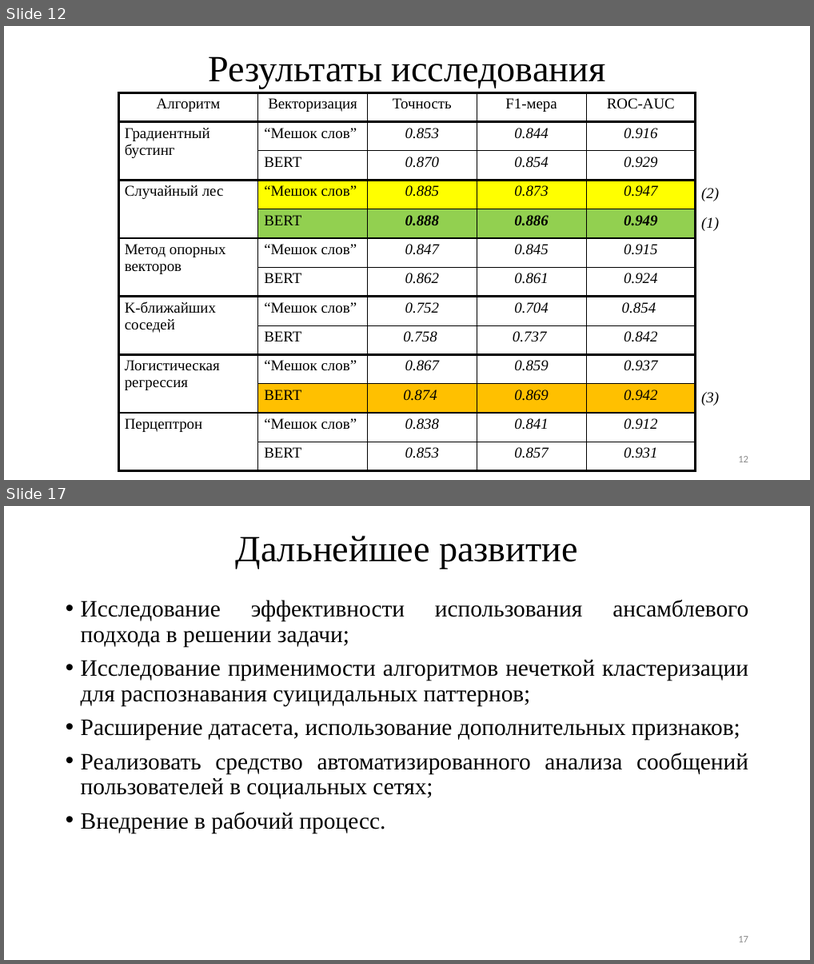
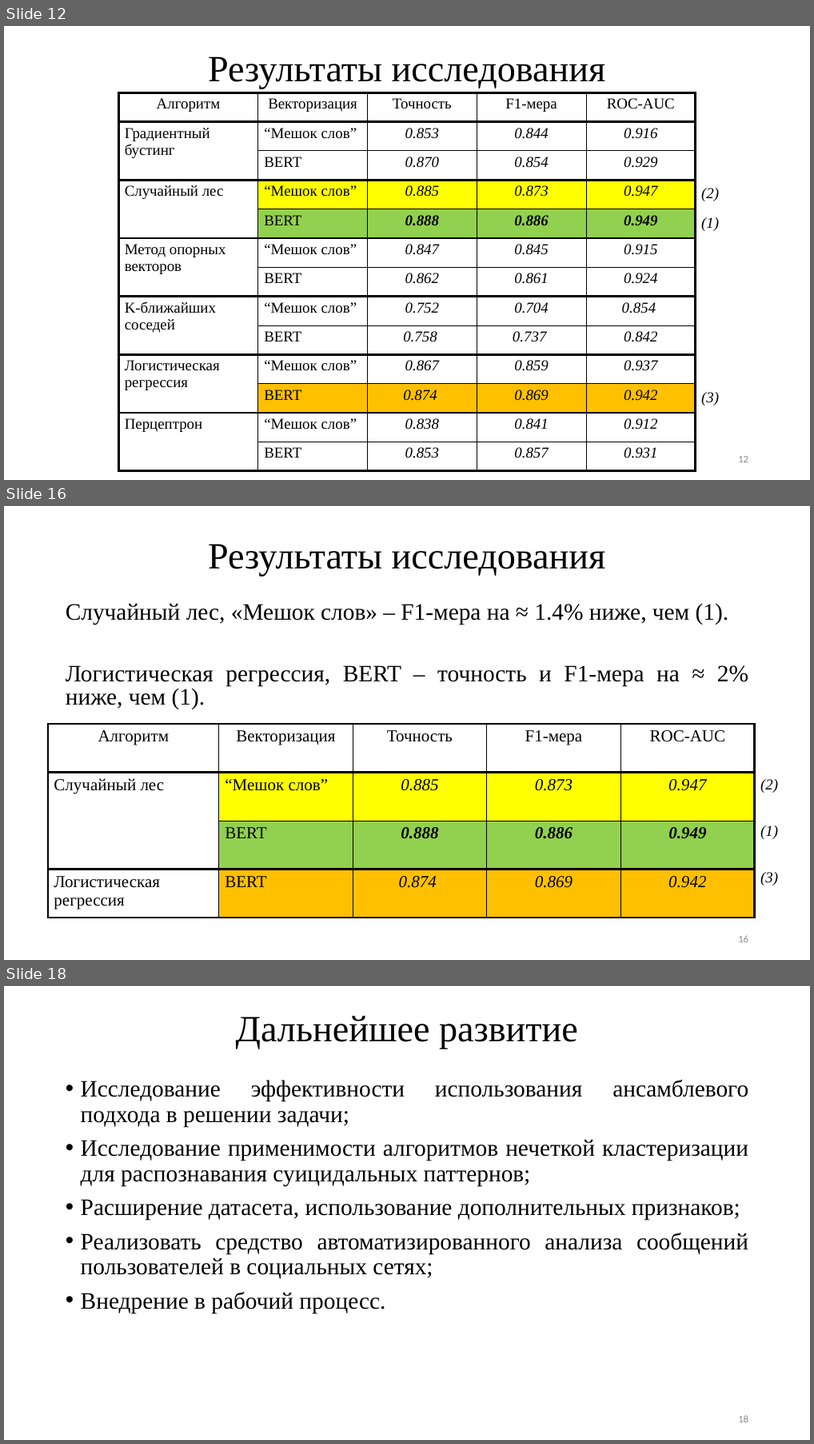
Before and after one commit to TheSawIsTheLaw/iWannaKillMyself, a slide deck: iWannaNote/iHatePresentations/presentation.pptx. Shown one above the other, each under a label of ours: slides 12 and 17 before the commit, slides 12, 16 and 18 after it; the slides between them are not shown. The pictures are 814x964 and 814x1444 pixels, drawn with LibreOffice and Linux fonts; fonts in the diff are those of the drawing. Boxes give left, top, right and bottom in pixels: in the first picture for what was removed or moved away, otherwise in the second. Text is boxed around its words. In the diff, an @@ line names an element or a change of style, - is before the commit and + after.

```diff
--- a/iWannaNote/iHatePresentations/presentation.pptx
+++ b/iWannaNote/iHatePresentations/presentation.pptx
@@ slide 16 added at (x1=4, y1=506, x2=810, y2=960), background #FFFFFF @@
@@ title added at (x1=208, y1=544, x2=606, y2=576), 44 pt, text #000000 @@
+Результаты исследования
@@ text added at (x1=66, y1=604, x2=749, y2=709), 28 pt, text #000000 @@
+Случайный лес, «Мешок слов» – F1-мера на ≈ 1.4% ниже, чем (1).
+Логистическая регрессия, BERT – точность и F1-мера на ≈ 2% ниже, чем (1).
@@ table added at (x1=48, y1=724, x2=757, y2=917), 4 rows, 5 columns @@
+Алгоритм | Векторизация | Точность | F1-мера | ROC-AUC
+Случайный лес | “Мешок слов” | 0.885 | 0.873 | 0.947
+ | BERT | 0.888 | 0.886 | 0.949
+Логистическая регрессия | BERT | 0.874 | 0.869 | 0.942
@@ text added at (x1=761, y1=779, x2=778, y2=792), 18 pt, text #000000, italic @@
+(2)
@@ text added at (x1=761, y1=825, x2=778, y2=839), 18 pt, text #000000, italic @@
+(1)
@@ text added at (x1=761, y1=872, x2=778, y2=885), 18 pt, text #000000, italic @@
+(3)
@@ page number added at (x1=738, y1=935, x2=749, y2=942), 12 pt, text #8C8C8C @@
+16
@@ what was slide 17 is now slide 18 @@
@@ page number at (x1=738, y1=1415, x2=749, y2=1422): text changed @@
-17
+18
```
Also in this commit, not shown: 5 slides changed, 1 other slide added, 1 slide removed.
